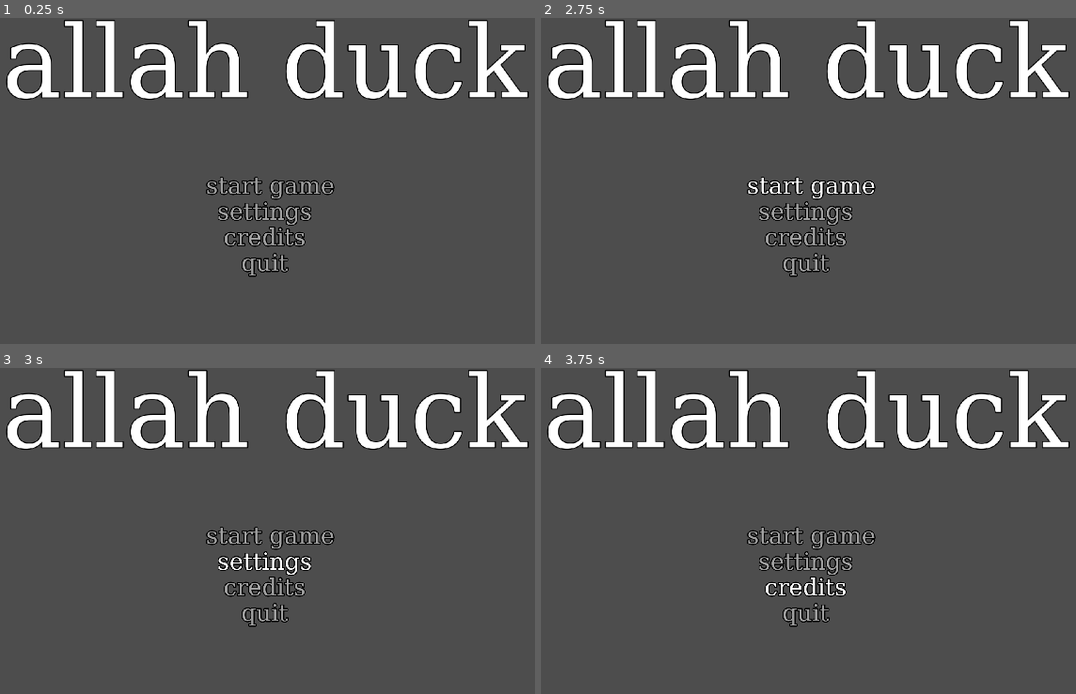
Above: before the commit, frames 1-4 (two rows, left to right).
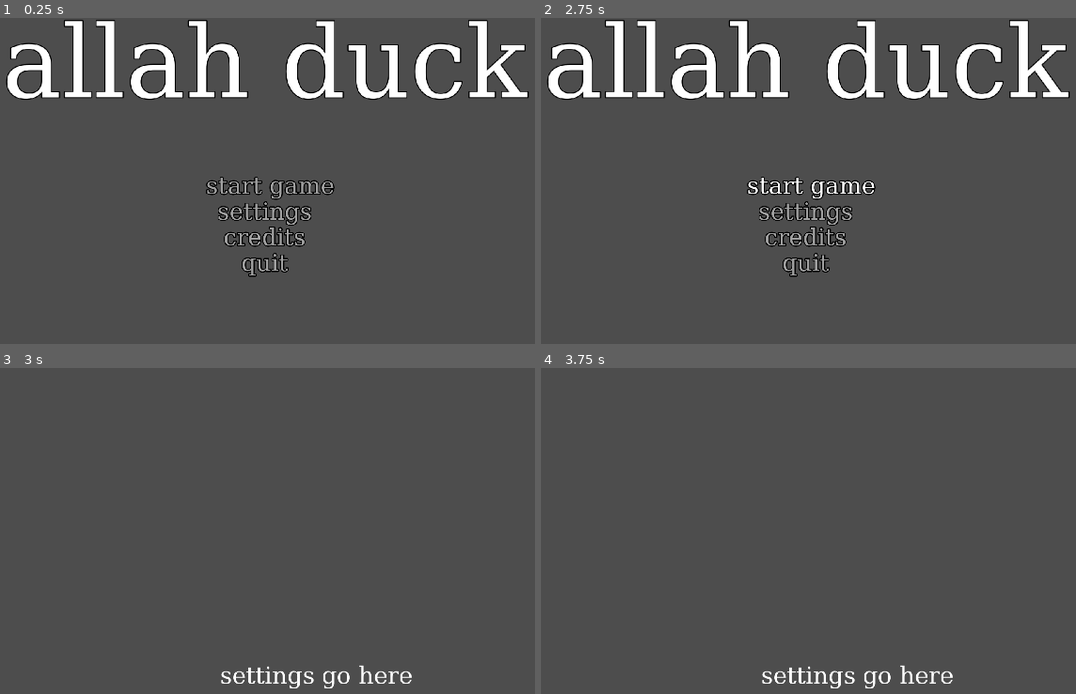
Above: after the commit, the same moments.

Repository: Canapca/NukeDuck
Game: Godot game, scene res://MainMenu/control.tscn
The game is run twice, just before and just after one commit, with the same random seed, the same clock (stepped at 60 frames per second) and the same inputs. This scene is started directly instead of the project's main scene.
Inputs (mouse positions are in pixels of both pictures, inside the frame that each line leads up to):
- Up to frame 1 (0.25 s): no input
- Up to frame 2 (2.75 s): click "start game" at 0.5 s; click "start game" at 1.25 s; click "start game" at 2 s
- Up to frame 3 (3 s): click "settings" at 2.75 s
- Up to frame 4 (3.75 s): click (803, 589) at 3.5 s, where only the run before the commit has a clickable "credits"

Frames 1-2 are identical in both runs. In frame 3, 10% of the frame differs, in the area x 1-99%, y 0-99%; in frame 4, 10%.

Commit message:
hi

Diff:
--- a/nukeyducky/MainMenu/option.gd
+++ b/nukeyducky/MainMenu/option.gd
@@ -1 +1,4 @@
 extends Button
+
+func _pressed() -> void:
+	get_tree().change_scene_to_file("res://MainMenu/settings/settings.tscn")
--- /dev/null
+++ b/nukeyducky/MainMenu/settings/settings.tscn
@@ -0,0 +1,19 @@
+[gd_scene load_steps=2 format=3 uid="uid://b7ah4bl0qrsmq"]
+
+[ext_resource type="Theme" uid="uid://dn8xucqfaun4d" path="res://MainMenu/MenuTheme.tres" id="1_3aqj0"]
+
+[node name="Control" type="Control"]
+layout_mode = 3
+anchors_preset = 0
+offset_right = 40.0
+offset_bottom = 40.0
+
+[node name="Label" type="Label" parent="."]
+layout_mode = 0
+offset_left = 253.0
+offset_top = 760.0
+offset_right = 1932.0
+offset_bottom = 841.0
+theme = ExtResource("1_3aqj0")
+text = "settings go here"
+horizontal_alignment = 1
Not shown: 1 places in nukeyducky/MainMenu/control.tscn that only renumber resources
